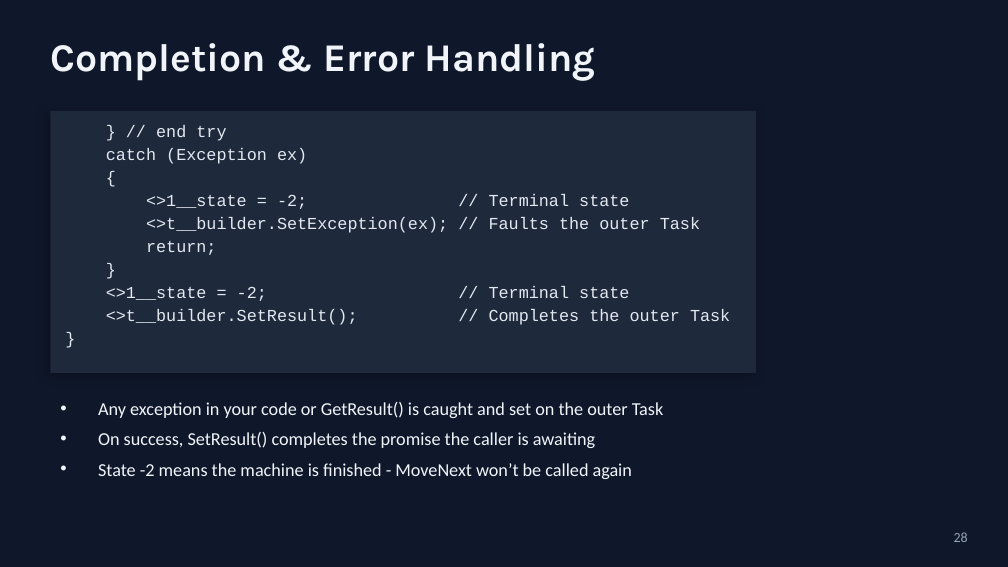
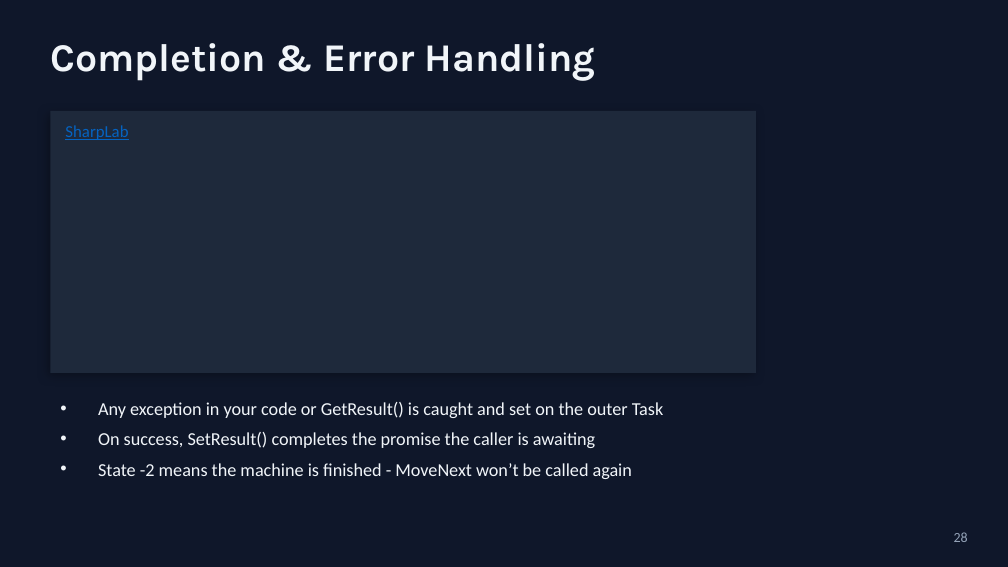
Before and after one commit to RaresNegrut/AsyncAwaitPresentation, a slide deck: slide 20 of presentation-r4.pptx. Drawn at 1008x567 pixels with LibreOffice and Linux fonts; fonts in the diff are those of the drawing. Boxes give left, top, right and bottom in pixels: in the first picture for what was removed or moved away, otherwise in the second. Text is boxed around its words. In the diff, an @@ line names an element or a change of style, - is before the commit and + after.

```diff
--- a/presentation-r4.pptx
+++ b/presentation-r4.pptx
@@ text at (x1=65, y1=125, x2=128, y2=140): text changed; font Courier New to Calibri; text colour #E2E8F0 to #0563C1 @@
-} // end try
-catch (Exception ex)
-{
-<>1__state = -2; // Terminal state
-<>t__builder.SetException(ex); // Faults the outer Task
-return;
-}
-<>1__state = -2; // Terminal state
-<>t__builder.SetResult(); // Completes the outer Task
-}
+SharpLab
```
Also in this commit, not shown: 8 other slides changed.
